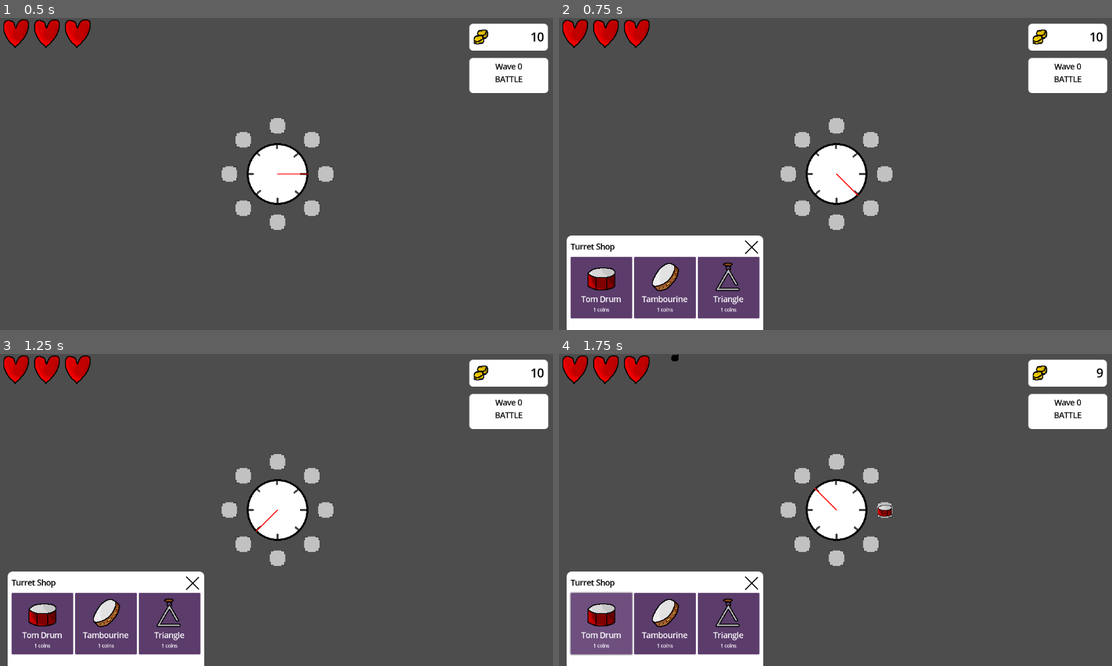
Above: before the commit, frames 1-4 (two rows, left to right).
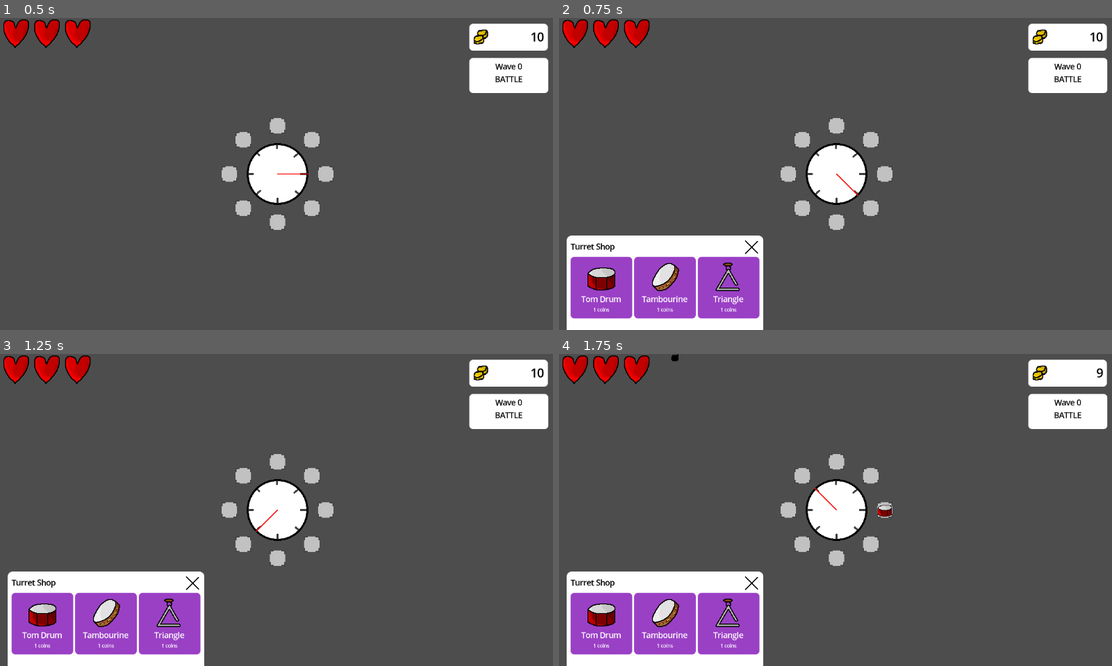
Above: after the commit, the same moments.

Repository: SeriousGuy888/MetronomeTowerDefenceGame
Game: Godot game, scene res://scenes/main.tscn
Two runs of this game, one before a commit and one after it. Both use one fixed random seed, a clock stepped at 60 frames per second and the inputs below.
Inputs (mouse positions are in pixels of both pictures, inside the frame that each line leads up to):
- Up to frame 1 (0.5 s): no input
- Up to frame 2 (0.75 s): click (885, 174) at 0.52 s
- Up to frame 3 (1.25 s): no input
- Up to frame 4 (1.75 s): click (603, 622) at 1.27 s

Frame 1 is identical in both runs. In frame 2, 5.8% of the frame differs, in the area x 2-37%, y 76-97%; in frame 3, 5.8%; in frame 4, 5.9%, in the area x 1-37%, y 76-97%.

Commit message:
grey out shop button when disabled

Diff:
--- a/scenes/ui/turret_shop_item.gd
+++ b/scenes/ui/turret_shop_item.gd
@@ -35,6 +35,11 @@
 func update_affordability(current_balance: int = 0):
 	purchase_button.disabled = current_balance < price
 
+	if current_balance < price:
+		set_modulate(Color.DARK_GRAY)
+	else:
+		set_modulate(Color.WHITE)
+
 func _on_purchase_button_pressed() -> void:
 	if PlaythroughManager.coins >= price:
 		PlaythroughManager.coins -= price
--- a/scenes/ui/turret_shop_item.tscn
+++ b/scenes/ui/turret_shop_item.tscn
@@ -4,7 +4,11 @@
 [ext_resource type="Script" uid="uid://crhcpo6lurur5" path="res://scenes/ui/turret_shop_item.gd" id="1_tu84w"]
 
 [sub_resource type="StyleBoxFlat" id="StyleBoxFlat_j6sr0"]
-bg_color = Color(0.741176, 0.435294, 0.901961, 1)
+bg_color = Color(0.603935, 0.251518, 0.772402, 1)
+corner_radius_top_left = 8
+corner_radius_top_right = 8
+corner_radius_bottom_right = 8
+corner_radius_bottom_left = 8
 
 [node name="TurretShopItem" type="Panel"]
 custom_minimum_size = Vector2(128, 128)
@@ -17,6 +21,7 @@
 
 [node name="PurchaseButton" type="Button" parent="."]
 unique_name_in_owner = true
+modulate = Color(0, 0, 0, 0)
 layout_mode = 1
 anchors_preset = 15
 anchor_right = 1.0
